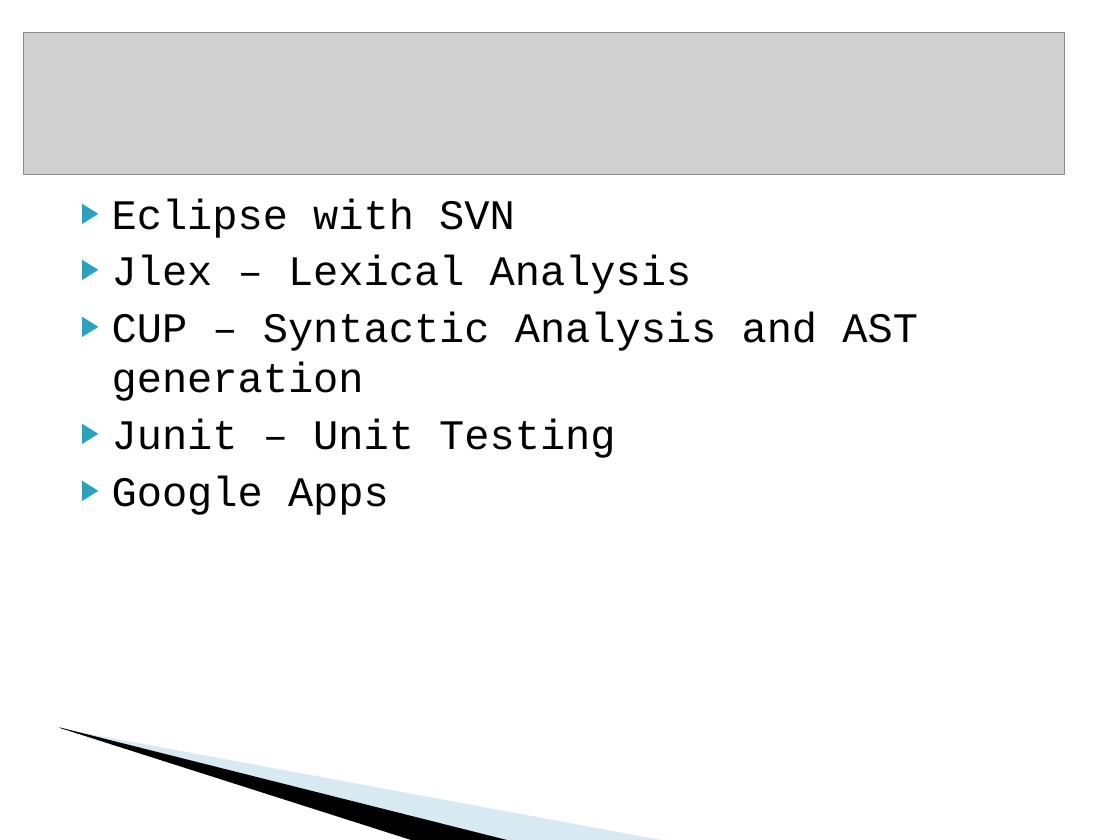
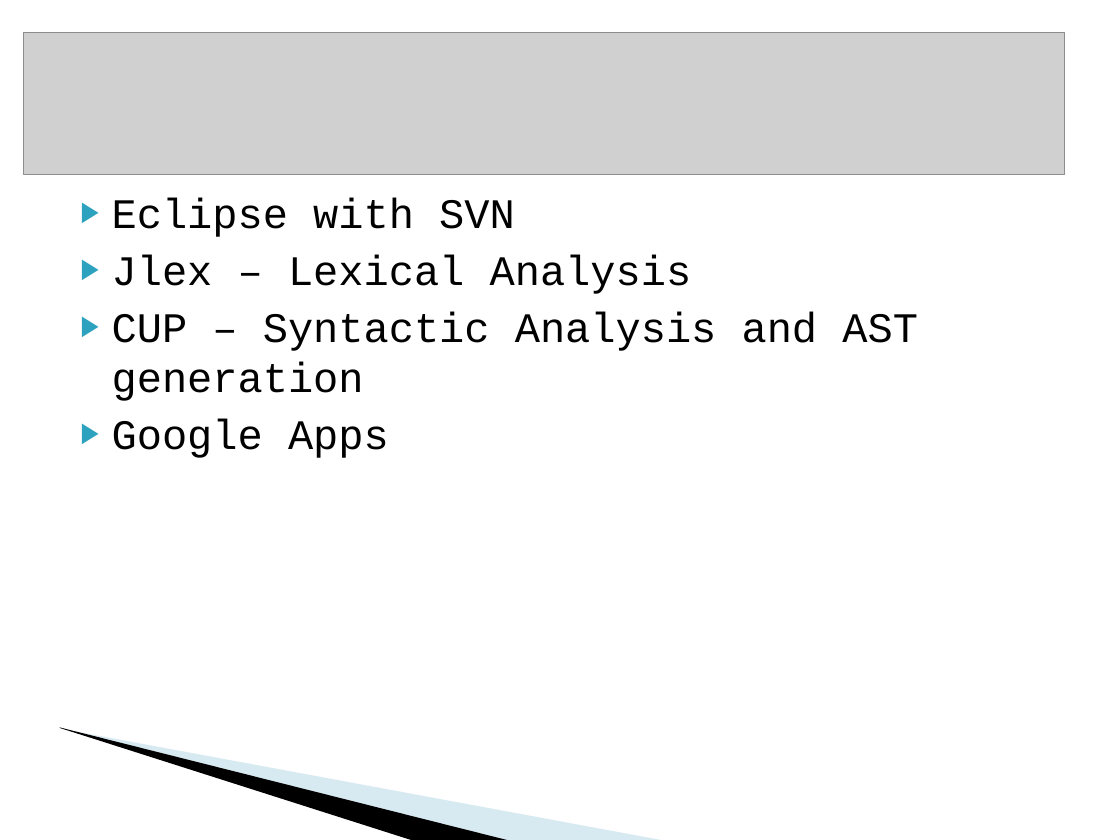
Before and after one commit to dcoli/plt4115, a slide deck: slide 13 of src/compiler/doc/rumble.ppt. Drawn at 1120x840 pixels with LibreOffice and Linux fonts; fonts in the diff are those of the drawing; grey boxes stand for pictures; background and template pictures are left out. Boxes give left, top, right and bottom in pixels: in the first picture for what was removed or moved away, otherwise in the second. Text is boxed around its words. In the diff, an @@ line names an element or a change of style, - is before the commit and + after.

```diff
--- a/src/compiler/doc/rumble.ppt
+++ b/src/compiler/doc/rumble.ppt
@@ text at bbox=[112, 419, 615, 458]: paragraph removed @@
-▶ Junit – Unit Testing
```
Also in this commit, not shown: 3 other slides changed, 1 slide removed.
